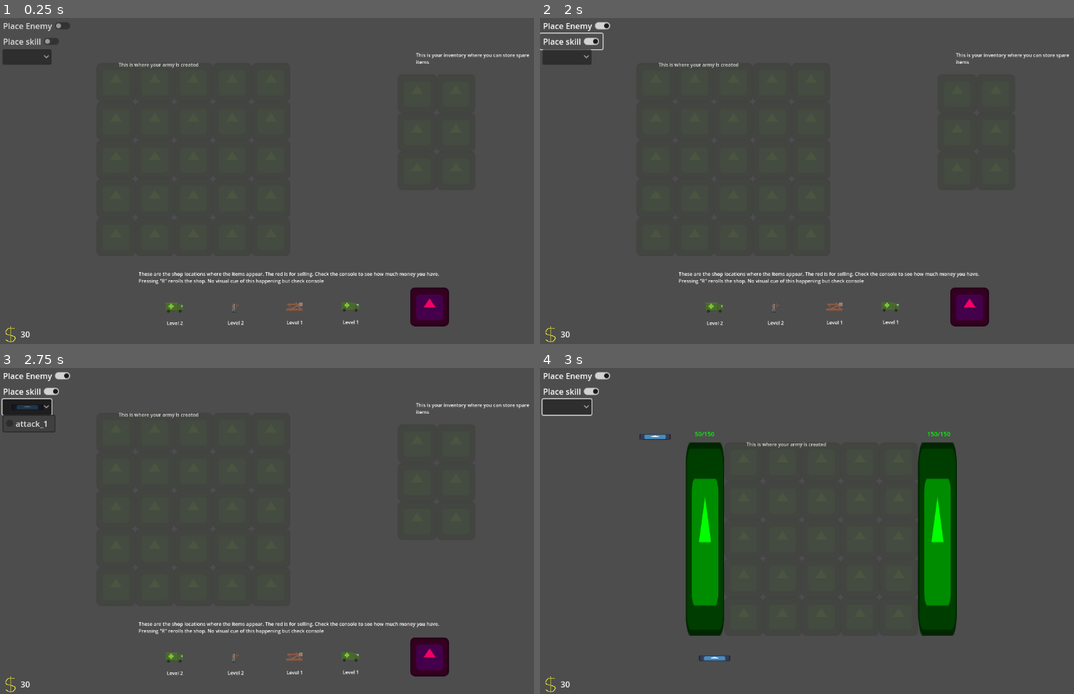
Above: before the commit, frames 1-4 (two rows, left to right).
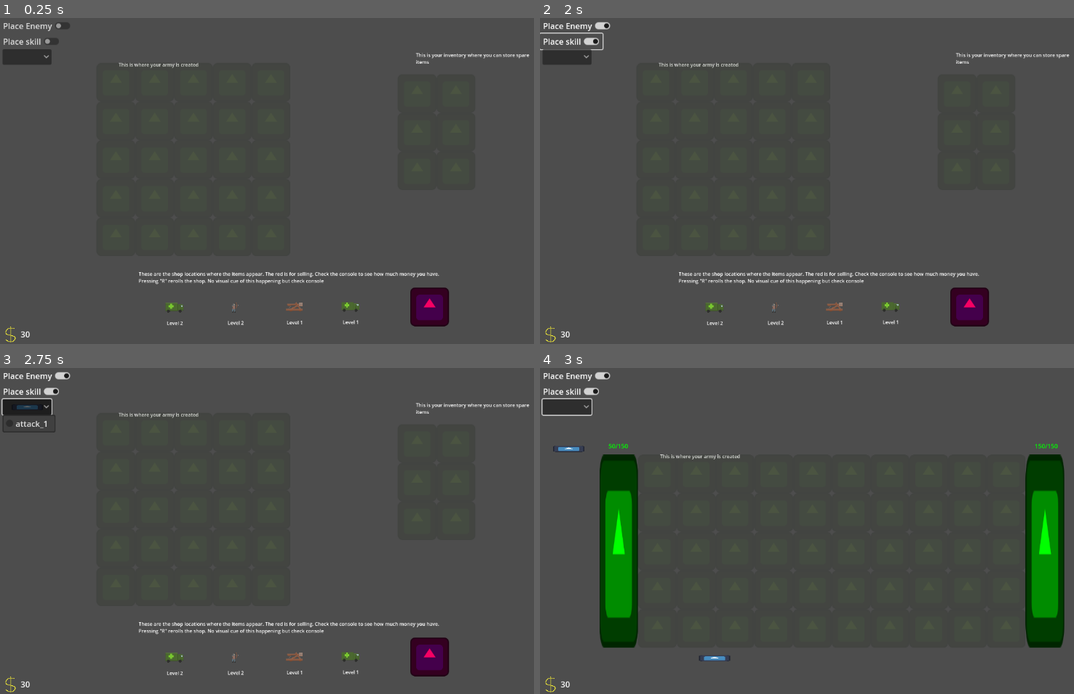
Above: after the commit, the same moments.

Repository: LorcanSmith/Armies
Game: Godot game, scene res://Scenes/main.tscn
The game is run twice, just before and just after one commit, with the same random seed, the same clock (stepped at 60 frames per second) and the same inputs. The engine's default icon, where the game draws it, is replaced by a stand-in: a white triangle on a blue panel in a dark square.
Inputs (mouse positions are in pixels of both pictures, inside the frame that each line leads up to):
- Up to frame 1 (0.25 s): no input
- Up to frame 2 (2 s): click "Place Enemy" at 0.5 s; click "Place skill" at 1.25 s
- Up to frame 3 (2.75 s): click (26, 407) at 2 s
- Up to frame 4 (3 s): tap Enter (ui_accept) at 2.75 s; move the mouse to (716, 658) at 2.77 s; hold D from 2.78 s (still down); hold L from 2.78 s (still down); click (716, 658) at 2.92 s

Frames 1-3 are identical in both runs. In frame 4, 18% of the frame differs, in the area x 2-99%, y 19-86%.

Commit message:
No longer crashes if the combat grid is bigger than the shop grid

Diff:
--- a/Prefabs/Managers/combat_manager.tscn
+++ b/Prefabs/Managers/combat_manager.tscn
@@ -16,9 +16,10 @@
 [node name="grid_manager" parent="." instance=ExtResource("3_0mwca")]
 
 [node name="grid_generator (army)" parent="grid_manager" instance=ExtResource("4_tbeai")]
+grid_width = 10
 
 [node name="Camera2D" type="Camera2D" parent="."]
-position = Vector2(287, 229)
+position = Vector2(572, 189)
 zoom = Vector2(0.6, 0.6)
 
 [node name="skill_holder" type="Node2D" parent="."]
--- a/Scripts/Managers/grid_manager.gd
+++ b/Scripts/Managers/grid_manager.gd
@@ -35,7 +35,7 @@
 		while width in range(tiles.size()):
 			var height = 0
 			while height in range(tiles[width].size()):
-				if unit_IDs[width][height] != null:
+				if(width < unit_IDs[0].size() and unit_IDs[width][height] != null):
 	#				TODO
 	#				translate Unit ID to appropriate unit
 					var instance
Not shown: 1 places in Prefabs/Managers/combat_manager.tscn that only renumber resources
